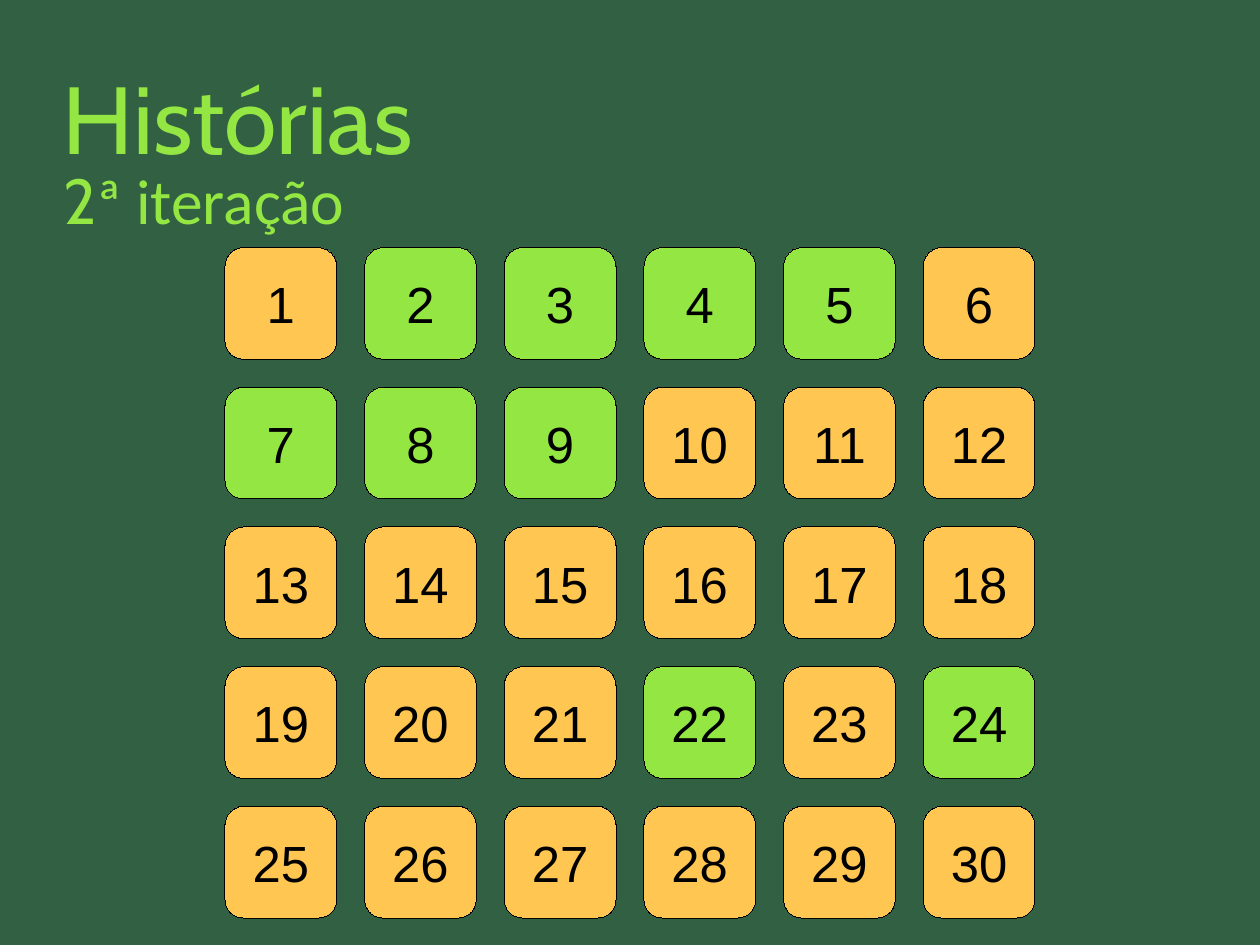
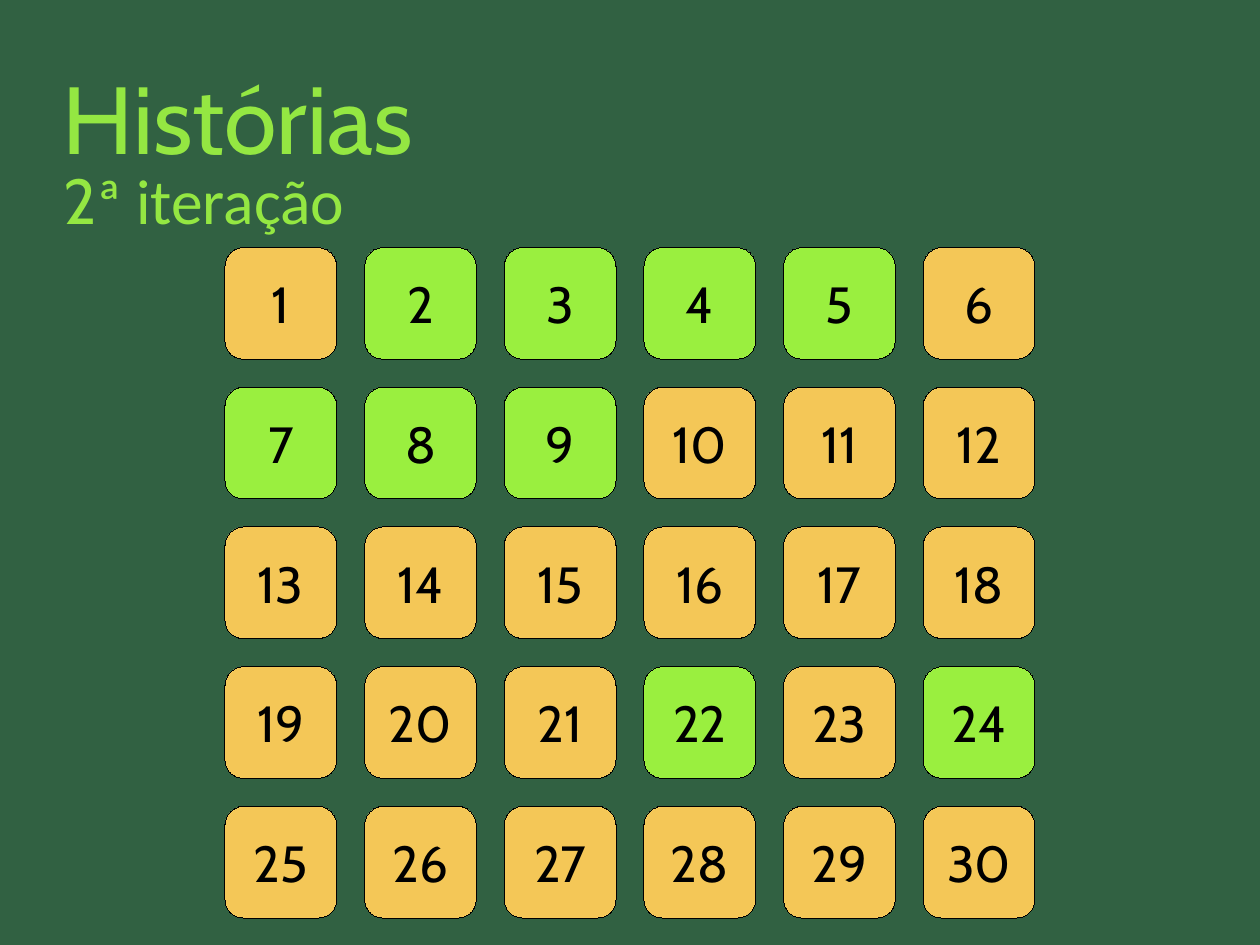
Before and after one commit to nathaliaspatricio/febracev, a slide deck: slide 29 of doc/atividades_psi/apresentacao_psi.odp. Drawn at 1260x945 pixels with LibreOffice and Linux fonts; fonts in the diff are those of the drawing. Boxes give left, top, right and bottom in pixels: in the first picture for what was removed or moved away, otherwise in the second. Text is boxed around its words. In the diff, an @@ line names an element or a change of style, - is before the commit and + after.

```diff
--- a/doc/atividades_psi/apresentacao_psi.odp
+++ b/doc/atividades_psi/apresentacao_psi.odp
@@ font Arial to Cabin; fill #94E742 to #9AEF3F in 9 elements at bbox=[225, 388, 337, 500], bbox=[365, 248, 477, 360], bbox=[365, 388, 477, 500], bbox=[504, 248, 616, 360], bbox=[504, 388, 616, 500], bbox=[644, 248, 756, 360], bbox=[644, 667, 756, 779], bbox=[784, 248, 896, 360], bbox=[924, 667, 1036, 779] @@
@@ font Arial to Cabin; fill #FFC752 to #F4C757 in 21 elements at bbox=[225, 248, 337, 360], bbox=[225, 527, 337, 639], bbox=[225, 667, 337, 779], bbox=[225, 806, 337, 918], bbox=[365, 527, 477, 639], bbox=[365, 667, 477, 779], bbox=[365, 806, 477, 918], bbox=[504, 527, 616, 639], bbox=[504, 667, 616, 779], bbox=[504, 806, 616, 918], bbox=[644, 388, 756, 500], bbox=[644, 527, 756, 639], bbox=[644, 806, 756, 918], bbox=[784, 388, 896, 500], bbox=[784, 527, 896, 639], bbox=[784, 667, 896, 779], bbox=[784, 806, 896, 918], bbox=[924, 248, 1036, 360], bbox=[924, 388, 1036, 500], bbox=[924, 527, 1036, 639], bbox=[924, 806, 1036, 918] @@
```
Also in this commit, not shown: 9 other slides changed.
